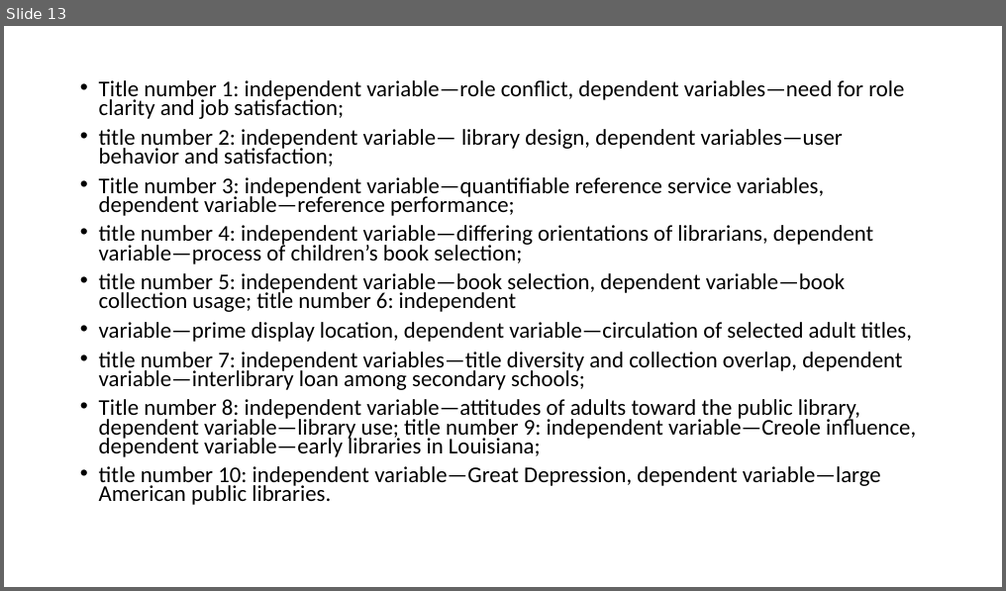
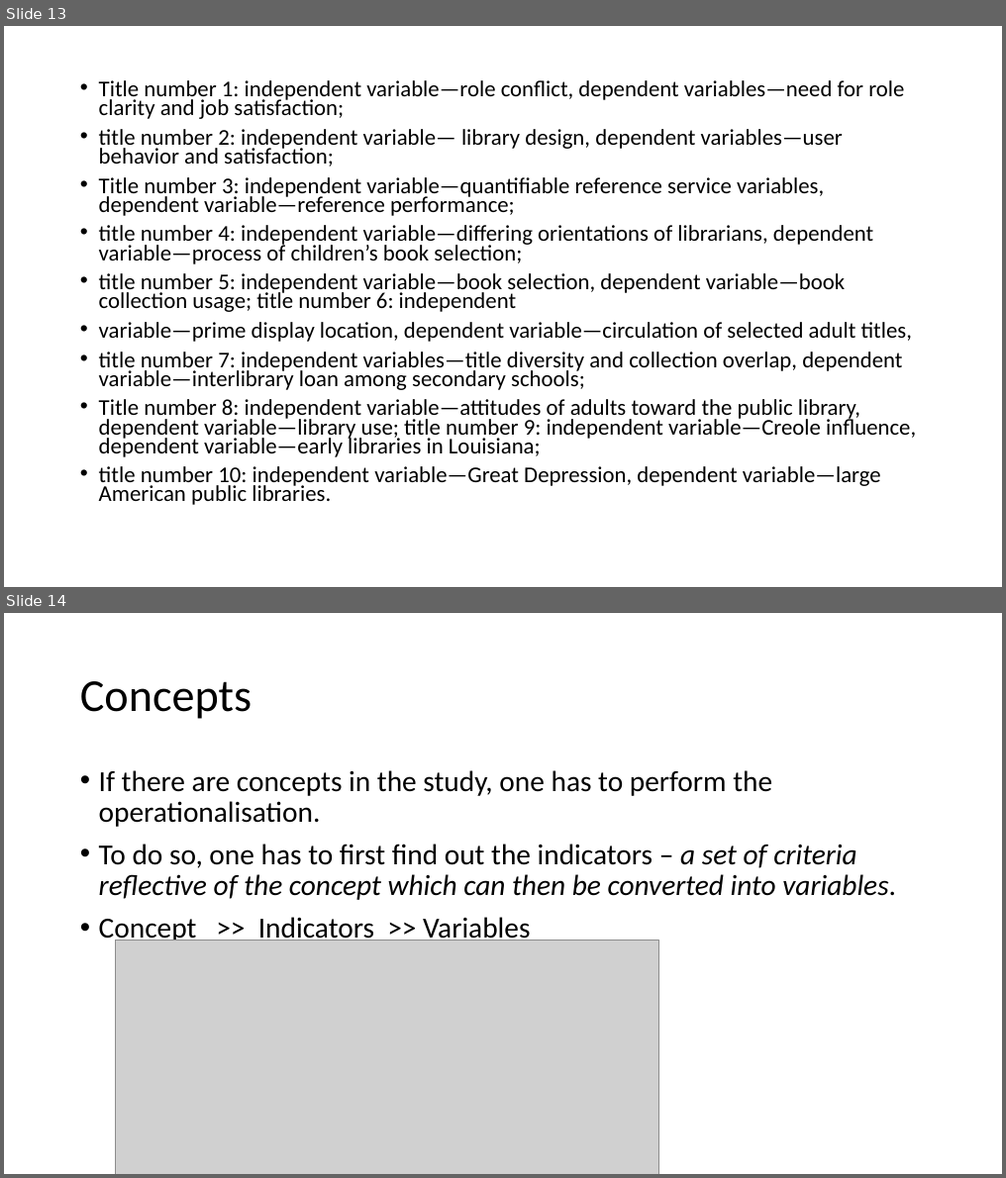
Before and after one commit to dlisbbau/mlis, a slide deck: Research Process-part-2.pptx. Shown one above the other, each under a label of ours: slide 13 before the commit, slides 13 and 14 after it. The pictures are 1006x591 and 1006x1178 pixels, drawn with LibreOffice and Linux fonts; fonts in the diff are those of the drawing; grey boxes stand for pictures. Boxes give left, top, right and bottom in pixels: in the first picture for what was removed or moved away, otherwise in the second. Text is boxed around its words. In the diff, an @@ line names an element or a change of style, - is before the commit and + after.

```diff
--- a/Research Process-part-2.pptx
+++ b/Research Process-part-2.pptx
@@ slide 14 added at (4, 613, 1002, 1174), background #FFFFFF @@
@@ title added at (80, 681, 252, 719), 44 pt, text #000000 @@
+Concepts
@@ text added at (99, 770, 896, 945), 28 pt, text #000000 @@
+• If there are concepts in the study, one has to perform the operationalisation.
+• To do so, one has to first find out the indicators – a set of criteria reflective of the concept which can then be converted into variables.
+• Concept >> Indicators >> Variables
@@ picture added at (115, 941, 659, 1174) @@
```
Also in this commit, not shown: 1 slide removed, 3 other files.
